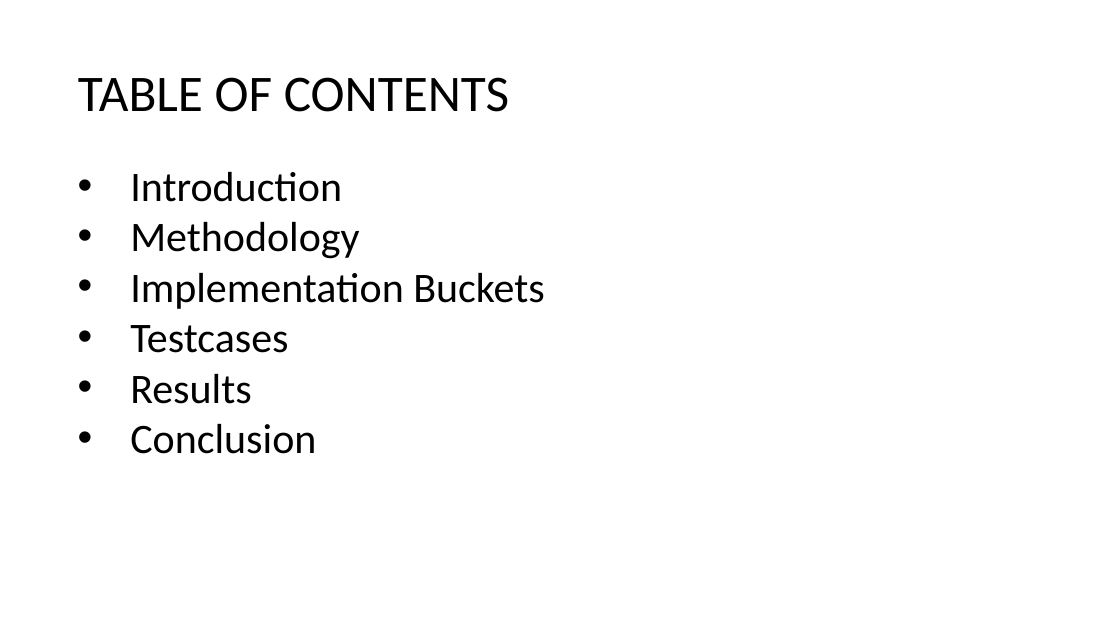
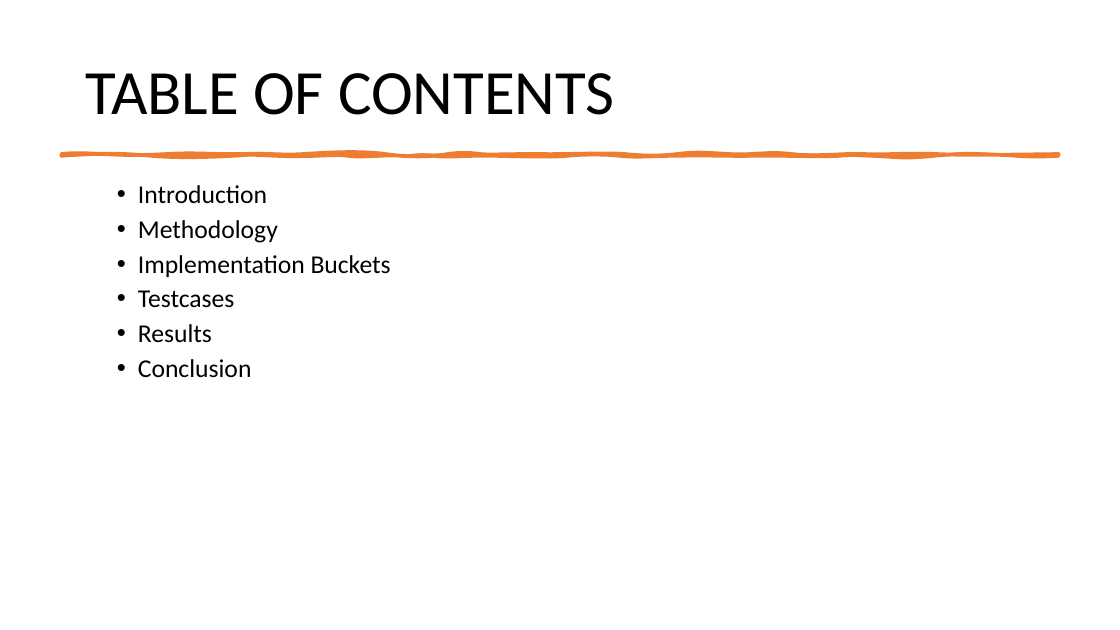
Before and after one commit to sahithkumar1999/neocortexapi, a slide deck: slide 3 of source/NeoCortexApi/Documents/Group Presentation[ScalarEncoder with Buckets].pptx. Drawn at 1120x630 pixels with LibreOffice and Linux fonts; fonts in the diff are those of the drawing. Boxes give left, top, right and bottom in pixels: in the first picture for what was removed or moved away, otherwise in the second. Text is boxed around its words. In the diff, an @@ line names an element or a change of style, - is before the commit and + after.

```diff
--- a/source/NeoCortexApi/Documents/Group Presentation[ScalarEncoder with Buckets].pptx
+++ b/source/NeoCortexApi/Documents/Group Presentation[ScalarEncoder with Buckets].pptx
@@ title "TABLE OF CONTENTS": place and size @@
-title "TABLE OF CONTENTS" at [78, 77, 510, 112]
+title "TABLE OF CONTENTS" at [85, 73, 615, 115]
@@ title "TABLE OF CONTENTS" at [85, 73, 615, 115]: size 44 to 54 pt @@
@@ freeform shape added at [61, 154, 1059, 155], fill #ED7D31, outline #ED7D31 3.25 pt @@
@@ text "Introduction": place and size @@
-text "Introduction" at [130, 172, 544, 454]
+text "Introduction" at [138, 185, 391, 378]
@@ text "Introduction" at [138, 185, 391, 378]: size 36 to 22 pt; indent changed; line spacing 1 to 0.9; more space between paragraphs @@
```
Also in this commit, not shown: 3 other slides changed, 7 slides added, 3 slides removed, 1 other file.
